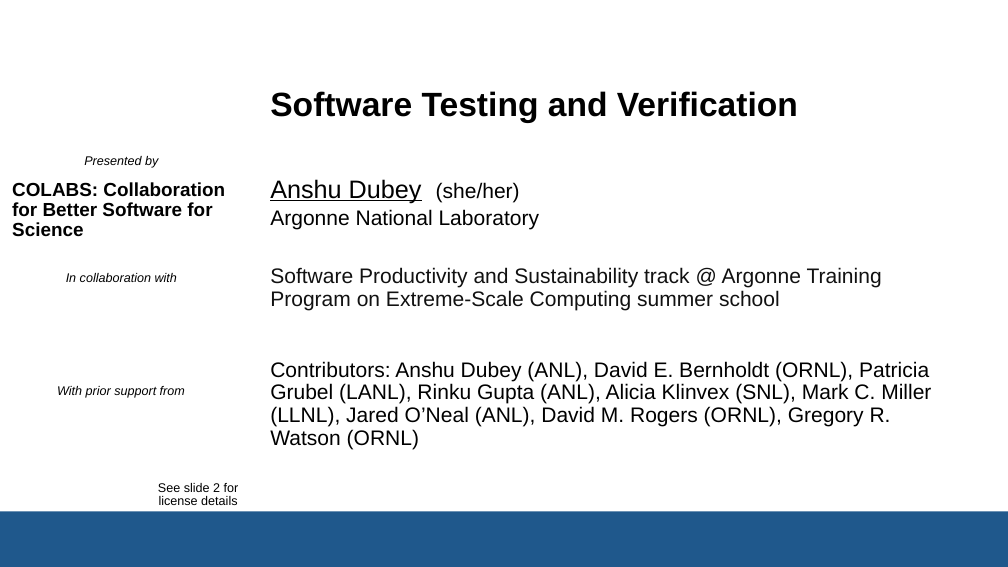
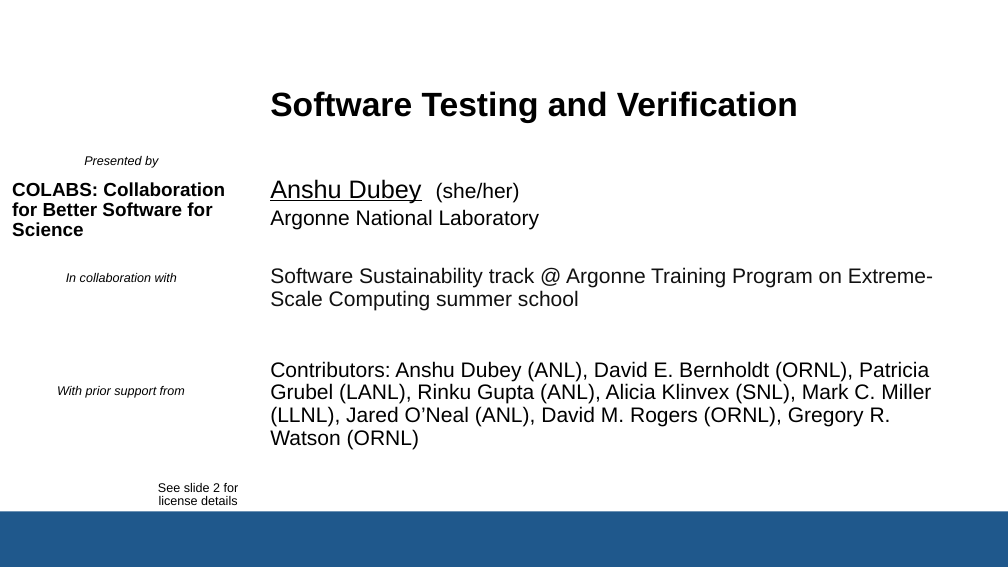
Before and after one commit to bssw-tutorial/presentations, a slide deck: slide 1 of testing.pptx. Drawn at 1008x567 pixels with LibreOffice and Linux fonts; fonts in the diff are those of the drawing; background and template pictures are left out. Boxes give left, top, right and bottom in pixels: in the first picture for what was removed or moved away, otherwise in the second. Text is boxed around its words. In the diff, an @@ line names an element or a change of style, - is before the commit and + after.

```diff
--- a/testing.pptx
+++ b/testing.pptx
@@ text at <box>270,267,933,310</box>: text changed @@
-Software Productivity and Sustainability track @ Argonne Training Program on Extreme-Scale Computing summer school
+Software Sustainability track @ Argonne Training Program on Extreme-Scale Computing summer school
```
Also in this commit, not shown: 4 other slides changed, 1 slide removed, 2 other files.
